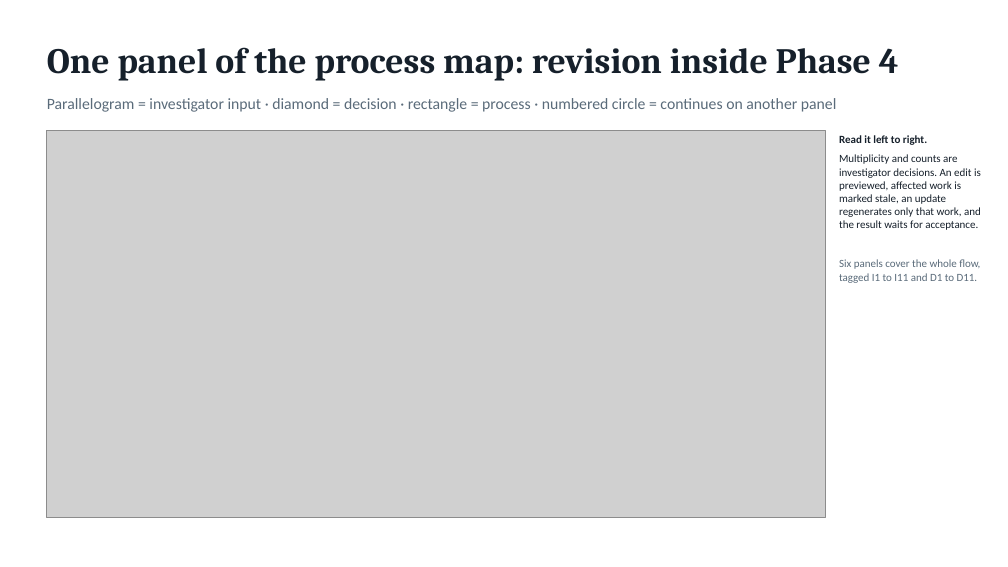
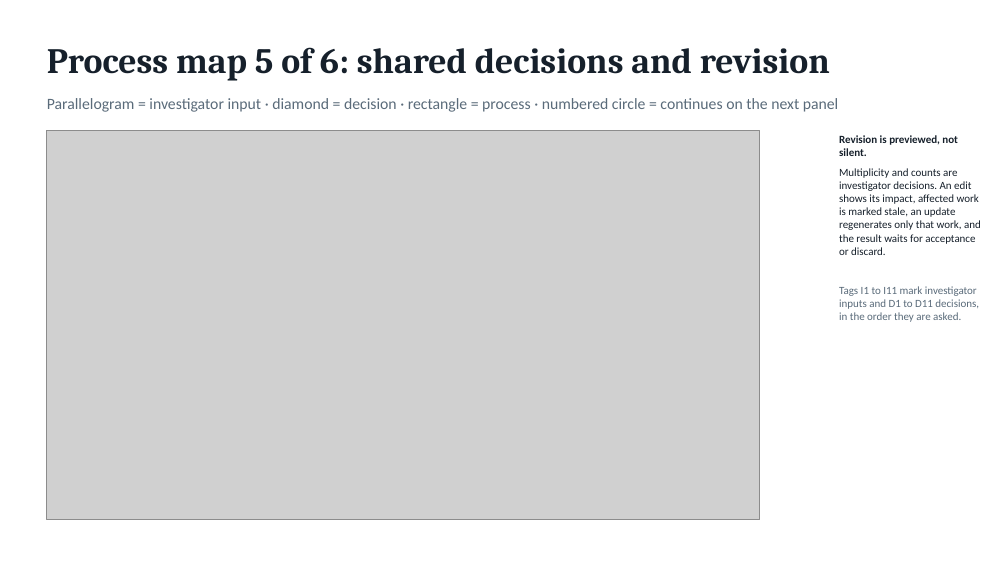
Before and after one commit to juleonr/Juleonrabbani-website, a slide deck: slide 12 of docs/Mallard Study Design Process - leaders deck.pptx (slide 8 before the commit). Drawn at 1008x567 pixels with LibreOffice and Linux fonts; fonts in the diff are those of the drawing; grey boxes stand for pictures. Boxes give left, top, right and bottom in pixels: in the first picture for what was removed or moved away, otherwise in the second. Text is boxed around its words. In the diff, an @@ line names an element or a change of style, - is before the commit and + after.

```diff
--- a/docs/Mallard Study Design Process - leaders deck.pptx
+++ b/docs/Mallard Study Design Process - leaders deck.pptx
@@ text at bbox=[47, 47, 830, 81]: text changed @@
-One panel of the process map: revision inside Phase 4
+Process map 5 of 6: shared decisions and revision
@@ text at bbox=[47, 98, 839, 112]: text changed @@
-Parallelogram = investigator input · diamond = decision · rectangle = process · numbered circle = continues on another panel
+Parallelogram = investigator input · diamond = decision · rectangle = process · numbered circle = continues on the next panel
@@ picture: place and size @@
-picture at bbox=[47, 130, 826, 517]
+picture at bbox=[47, 130, 760, 520]
@@ text at bbox=[839, 135, 981, 322]: text changed @@
-Read it left to right.
-Multiplicity and counts are investigator decisions. An edit is previewed, affected work is marked stale, an update regenerates only that work, and the result waits for acceptance.
-Six panels cover the whole flow, tagged I1 to I11 and D1 to D11.
+Revision is previewed, not silent.
+Multiplicity and counts are investigator decisions. An edit shows its impact, affected work is marked stale, an update regenerates only that work, and the result waits for acceptance or discard.
+Tags I1 to I11 mark investigator inputs and D1 to D11 decisions, in the order they are asked.
```
Also in this commit, not shown: 5 slides added, 1 other file.
